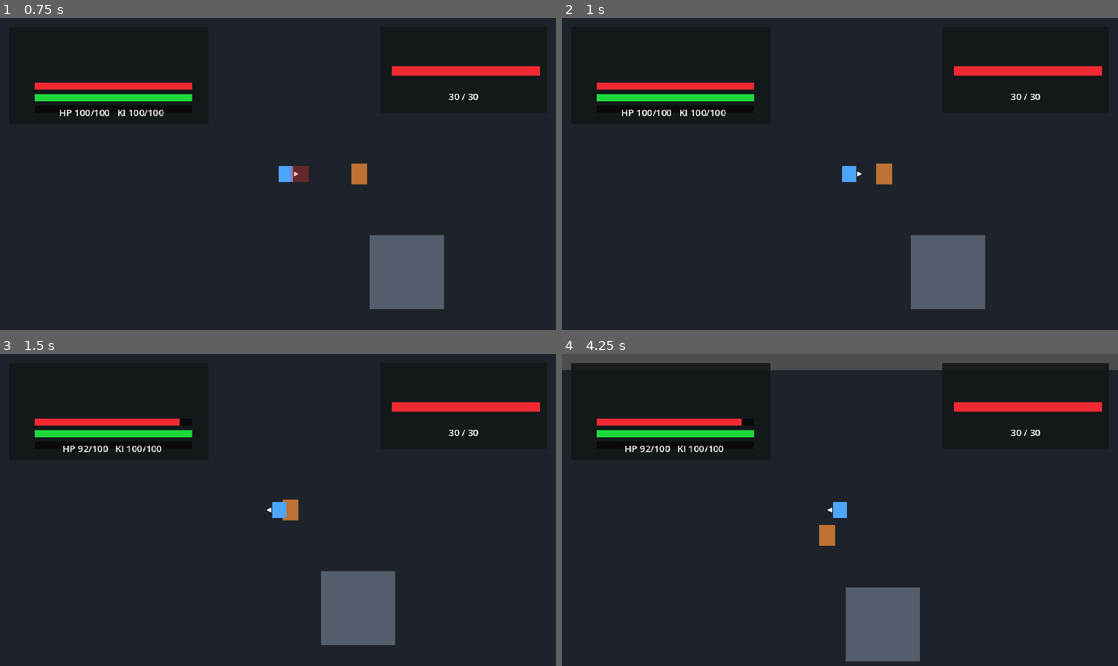
Above: before the commit, frames 1-4 (two rows, left to right).
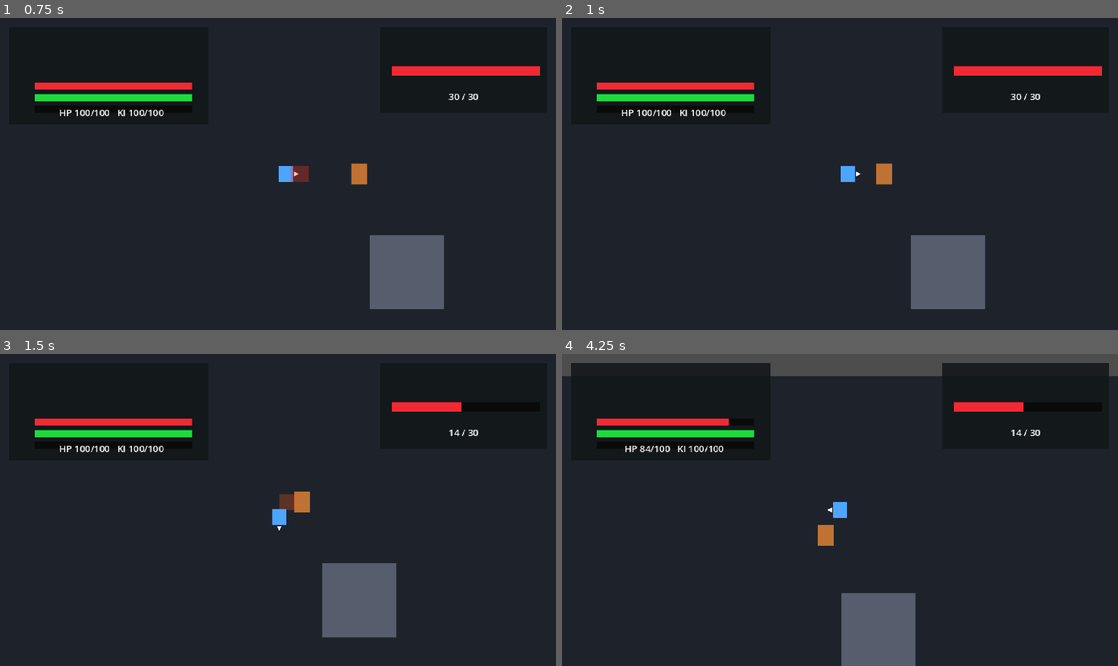
Above: after the commit, the same moments.

Repository: kikajima/dragonballsoullegacy
Game: Godot game, scene res://scenes/bootstrap/bootstrap.tscn
Two runs of this game, one before a commit and one after it. Both use one fixed random seed, a clock stepped at 60 frames per second and the inputs below.
Inputs:
- Up to frame 1 (0.75 s): hold D (move_right) from 0.53 s (still down); tap J (attack) at 0.6 s
- Up to frame 2 (1 s): keep holding D (move_right); tap I (kick) at 0.8 s
- Up to frame 3 (1.5 s): release D (move_right) at 1.28 s; hold S (move_down) from 1.28 s (still down); tap I (kick) at 1.35 s
- Up to frame 4 (4.25 s): tap J (attack) at 1.55, 2.1, 3.05 s; release S (move_down) at 2.03 s; hold D (move_right) 2.03-2.78 s; tap I (kick) at 2.3, 3.8 s; hold W (move_up) 2.78-3.53 s; tap Shift (block) at 2.85 s; hold A (move_left) from 3.53 s (still down); hold L (charge_ki) from 3.53 s (still down)

Frame 1 is identical in both runs. In frame 2, less than 0.1% of the frame differs, in the area x 50-54%, y 47-53%; in frame 3, 2.1%; in frame 4, 2.1%, in the area x 0-100%, y 5-100%.

Commit message:
feat: allow mixed punch and two-leg kick combos

Diff:
--- a/actors/player/player.gd
+++ b/actors/player/player.gd
@@ -7,13 +7,12 @@
 const STATE_BLOCK: StringName = &"block"
 const STATE_KI_BLAST: StringName = &"ki_blast"
 const STATE_CHARGE_KI: StringName = &"charge_ki"
-const STATE_KICK: StringName = &"kick"
 
 @export_range(0.0, 1.0, 0.05)
 var attack_move_speed_scale: float = 0.85
 
 @export_range(0.0, 1.0, 0.05)
-var kick_move_speed_scale: float = 0.65
+var kick_move_speed_scale: float = 0.70
 
 @export_range(0.0, 1.0, 0.05)
 var block_move_speed_scale: float = 0.35
@@ -29,7 +28,6 @@
 @onready var facing_component: FacingComponent = $Components/FacingComponent
 @onready var state_machine: StateMachine = $Components/StateMachine
 @onready var melee_combat_component: MeleeCombatComponent = $Components/MeleeCombatComponent
-@onready var kick_combat_component: KickCombatComponent = $Components/KickCombatComponent
 @onready var hit_stop_component: HitStopComponent = $Components/HitStopComponent
 @onready var health_component: HealthComponent = $Components/HealthComponent
 @onready var knockback_component: KnockbackComponent = $Components/KnockbackComponent
@@ -67,10 +65,6 @@
 		_process_ki_blast(move_intent, delta)
 		return
 
-	if kick_combat_component.is_kicking():
-		_process_kick(move_intent, delta)
-		return
-
 	if melee_combat_component.is_attacking():
 		_process_melee(move_intent, delta)
 		return
@@ -99,25 +93,19 @@
 			return
 
 	if input_controller.is_kick_pressed():
-		if kick_combat_component.start_kick(facing_component.current_facing):
-			state_machine.change_state(STATE_KICK)
-			movement_component.move(self, move_intent, kick_move_speed_scale)
-			animation_controller.update_visual(
-				STATE_KICK,
-				kick_combat_component.get_kick_facing(),
-				delta
-			)
+		if melee_combat_component.start_attack(
+			facing_component.current_facing,
+			MeleeCombatComponent.ATTACK_KICK
+		):
+			_update_active_melee(move_intent, delta)
 			return
 
 	if input_controller.is_attack_pressed():
-		if melee_combat_component.start_attack(facing_component.current_facing):
-			state_machine.change_state(melee_combat_component.get_attack_state())
-			movement_component.move(self, move_intent, attack_move_speed_scale)
-			animation_controller.update_visual(
-				state_machine.current_state,
-				melee_combat_component.get_attack_facing(),
-				delta
-			)
+		if melee_combat_component.start_attack(
+			facing_component.current_facing,
+			MeleeCombatComponent.ATTACK_PUNCH
+		):
+			_update_active_melee(move_intent, delta)
 			return
 
 	_update_movement_state(move_intent)
@@ -132,10 +120,22 @@
 	guard_component.set_guarding(false)
 	charge_aura.visible = false
 
-	movement_component.move(self, move_intent, attack_move_speed_scale)
-
-	if input_controller.is_attack_pressed():
-		melee_combat_component.buffer_attack(facing_component.current_facing)
+	movement_component.move(
+		self,
+		move_intent,
+		_get_current_melee_speed_scale()
+	)
+
+	if input_controller.is_kick_pressed():
+		melee_combat_component.buffer_attack(
+			facing_component.current_facing,
+			MeleeCombatComponent.ATTACK_KICK
+		)
+	elif input_controller.is_attack_pressed():
+		melee_combat_component.buffer_attack(
+			facing_component.current_facing,
+			MeleeCombatComponent.ATTACK_PUNCH
+		)
 
 	melee_combat_component.tick_attack(delta)
 
@@ -154,27 +154,24 @@
 			delta
 		)
 
-func _process_kick(move_intent: Vector2, delta: float) -> void:
-	guard_component.set_guarding(false)
-	charge_aura.visible = false
-
-	movement_component.move(self, move_intent, kick_move_speed_scale)
-	kick_combat_component.tick_kick(delta)
-
-	if kick_combat_component.is_kicking():
-		state_machine.change_state(STATE_KICK)
-		animation_controller.update_visual(
-			STATE_KICK,
-			kick_combat_component.get_kick_facing(),
-			delta
-		)
-	else:
-		_update_movement_state(move_intent)
-		animation_controller.update_visual(
-			state_machine.current_state,
-			facing_component.current_facing,
-			delta
-		)
+func _update_active_melee(move_intent: Vector2, delta: float) -> void:
+	state_machine.change_state(melee_combat_component.get_attack_state())
+	movement_component.move(
+		self,
+		move_intent,
+		_get_current_melee_speed_scale()
+	)
+	animation_controller.update_visual(
+		state_machine.current_state,
+		melee_combat_component.get_attack_facing(),
+		delta
+	)
+
+func _get_current_melee_speed_scale() -> float:
+	if melee_combat_component.get_attack_kind() == MeleeCombatComponent.ATTACK_KICK:
+		return kick_move_speed_scale
+
+	return attack_move_speed_scale
 
 func _process_block(move_intent: Vector2, delta: float) -> void:
 	charge_aura.visible = false
@@ -225,7 +222,6 @@
 	guard_component.set_guarding(false)
 	charge_aura.visible = false
 	ki_blast_component.cancel_cast()
-	kick_combat_component.cancel_kick()
 
 	if knockback_component.is_active():
 		knockback_component.tick(self, delta)
@@ -259,7 +255,6 @@
 		return
 
 	melee_combat_component.cancel_attack()
-	kick_combat_component.cancel_kick()
 	ki_blast_component.cancel_cast()
 
 	var toward_source := source_position - global_position
@@ -293,7 +288,6 @@
 	health_component.restore_full()
 	ki_component.restore_full()
 	melee_combat_component.cancel_attack()
-	kick_combat_component.cancel_kick()
 	ki_blast_component.cancel_cast()
 	knockback_component.stop(self)
 	guard_component.set_guarding(false)
